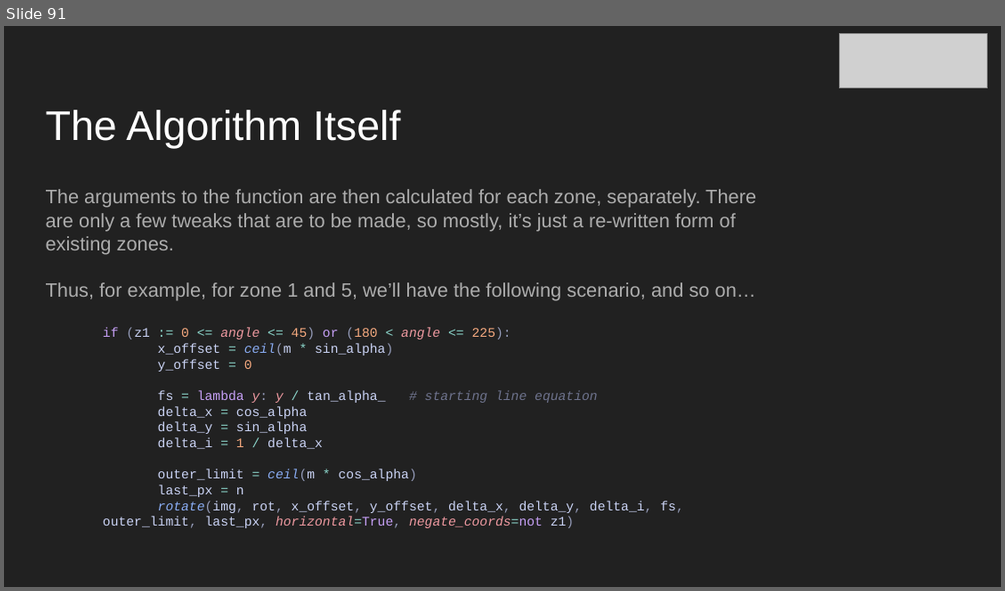
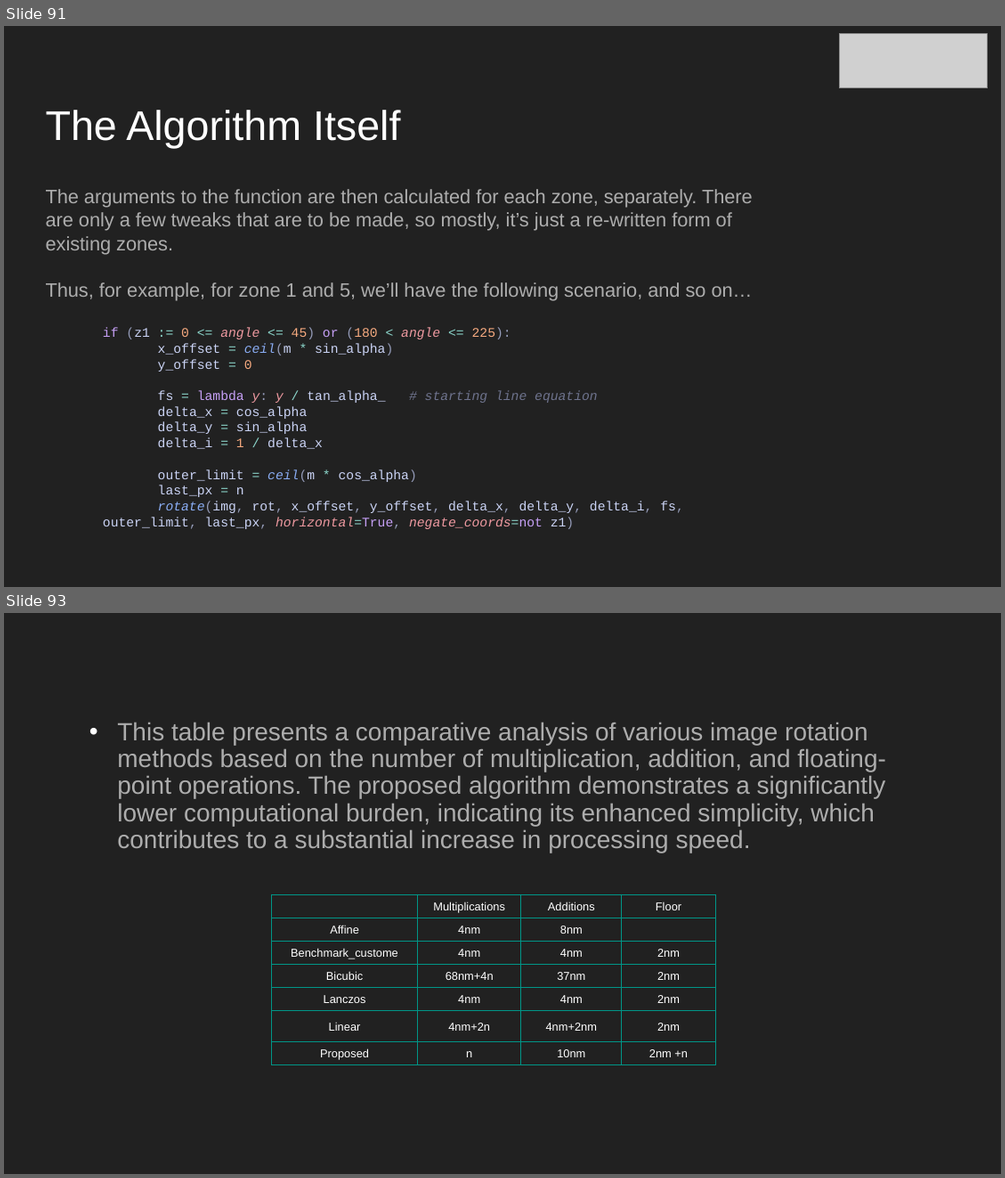
Before and after one commit to BillyDoesDev/fast-image-rotation, a slide deck: PPTS/Merged_Final-PPT.pptx. Shown one above the other, each under a label of ours: slide 91 before the commit, slides 91 and 93 after it; the slides between them are not shown. The pictures are 1005x591 and 1005x1178 pixels, drawn with LibreOffice and Linux fonts; fonts in the diff are those of the drawing; grey boxes stand for pictures. Boxes give left, top, right and bottom in pixels: in the first picture for what was removed or moved away, otherwise in the second. Text is boxed around its words. In the diff, an @@ line names an element or a change of style, - is before the commit and + after.

```diff
--- a/PPTS/Merged_Final-PPT.pptx
+++ b/PPTS/Merged_Final-PPT.pptx
@@ slide 93 added at [4,613,1001,1174], background #212121 @@
@@ text added at [117,722,886,852], 24 pt, text #ADADAD @@
+• This table presents a comparative analysis of various image rotation methods based on the number of multiplication, addition, and floating-point operations. The proposed algorithm demonstrates a significantly lower computational burden, indicating its enhanced simplicity, which contributes to a substantial increase in processing speed.
@@ table added at [272,894,715,1064], 7 rows, 4 columns @@
+ | Multiplications | Additions | Floor
+Affine | 4nm | 8nm | 
+Benchmark_custome | 4nm | 4nm | 2nm
+Bicubic | 68nm+4n | 37nm | 2nm
+Lanczos | 4nm | 4nm | 2nm
+Linear | 4nm+2n | 4nm+2nm | 2nm
+Proposed | n | 10nm | 2nm +n
@@ slide 91 changed as well @@
@@ subtitle "The arguments to the function ..." rewrapped from [46,189,756,301] to [46,189,752,301] @@
```
Also in this commit, not shown: 70 other slides changed, 1 other slide added.
